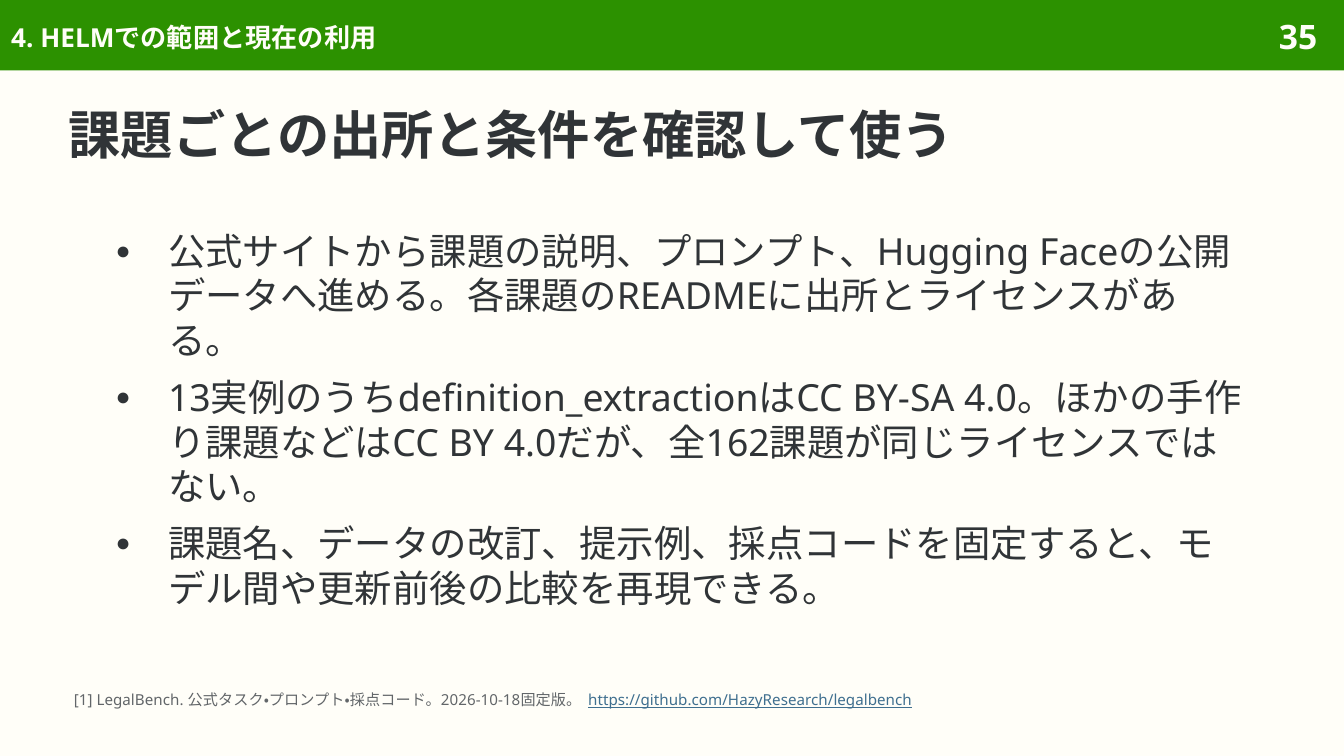
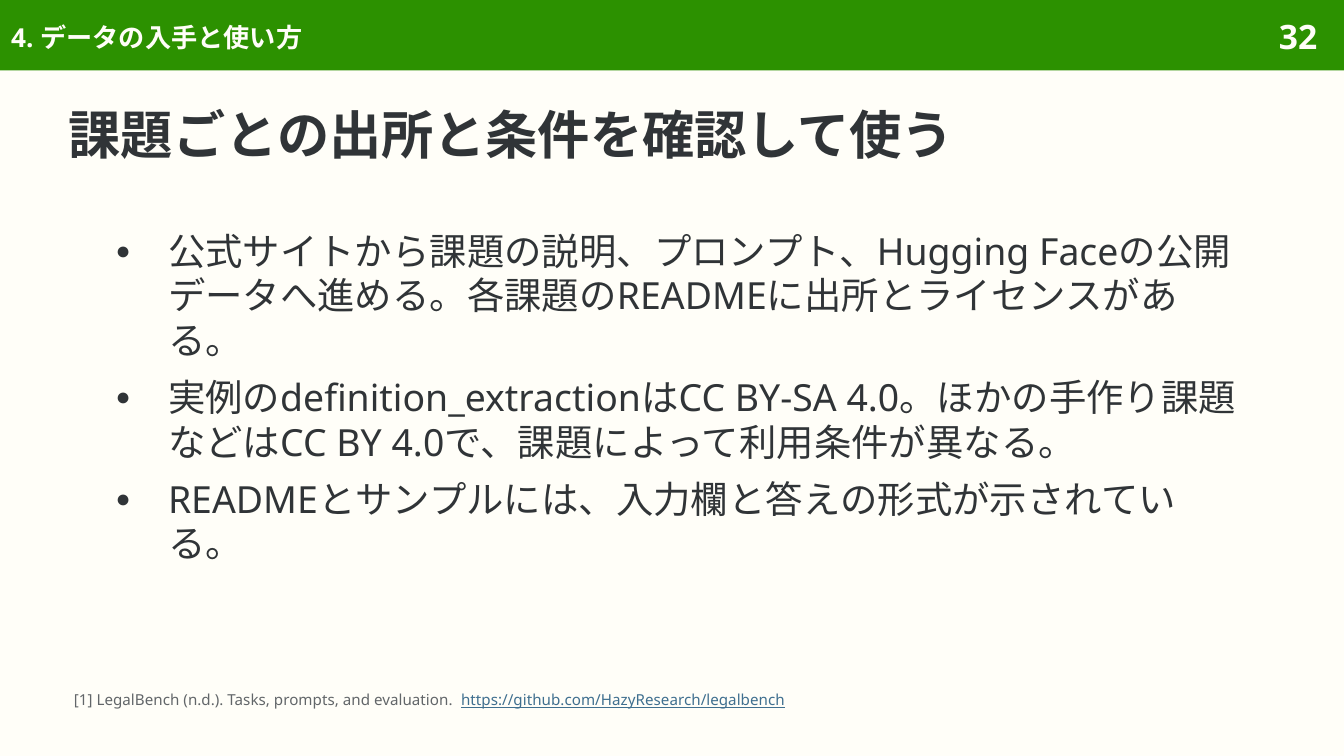
Before and after one commit to sasakiy84/datasets-in-10-minutes, a slide deck: slide 32 of slides/datasets-in-10-minutes-legalbench.pptx (slide 35 before the commit). Drawn at 1344x756 pixels with LibreOffice and Linux fonts; fonts in the diff are those of the drawing. Boxes give left, top, right and bottom in pixels: in the first picture for what was removed or moved away, otherwise in the second. Text is boxed around its words. In the diff, an @@ line names an element or a change of style, - is before the commit and + after.

Commit message:
Rebuild LegalBench slides around legal tasks and original evaluation

```diff
--- a/slides/datasets-in-10-minutes-legalbench.pptx
+++ b/slides/datasets-in-10-minutes-legalbench.pptx
@@ title at (11,24,302,50): text changed @@
-4. HELMでの範囲と現在の利用
+4. データの入手と使い方
@@ page number at (1279,24,1317,50): text changed @@
-35
+32
@@ text at (168,379,1236,560): text changed @@
-● 13実例のうちdefinition_extractionはCC BY-SA 4.0。ほかの手作り課題などはCC BY 4.0だが、全162課題が同じライセンスではない。
-● 課題名、データの改訂、提示例、採点コードを固定すると、モデル間や更新前後の比較を再現できる。
+● 実例のdefinition_extractionはCC BY-SA 4.0。ほかの手作り課題などはCC BY 4.0で、課題によって利用条件が異なる。
+● READMEとサンプルには、入力欄と答えの形式が示されている。
@@ text at (74,693,785,709): text changed @@
-[1] LegalBench. 公式タスク・プロンプト・採点コード。2026-10-18固定版。 https://github.com/HazyResearch/legalbench
+[1] LegalBench (n.d.). Tasks, prompts, and evaluation. https://github.com/HazyResearch/legalbench
```
Also in this commit, not shown: 48 other slides changed, 30 slides removed, 43 other files.
